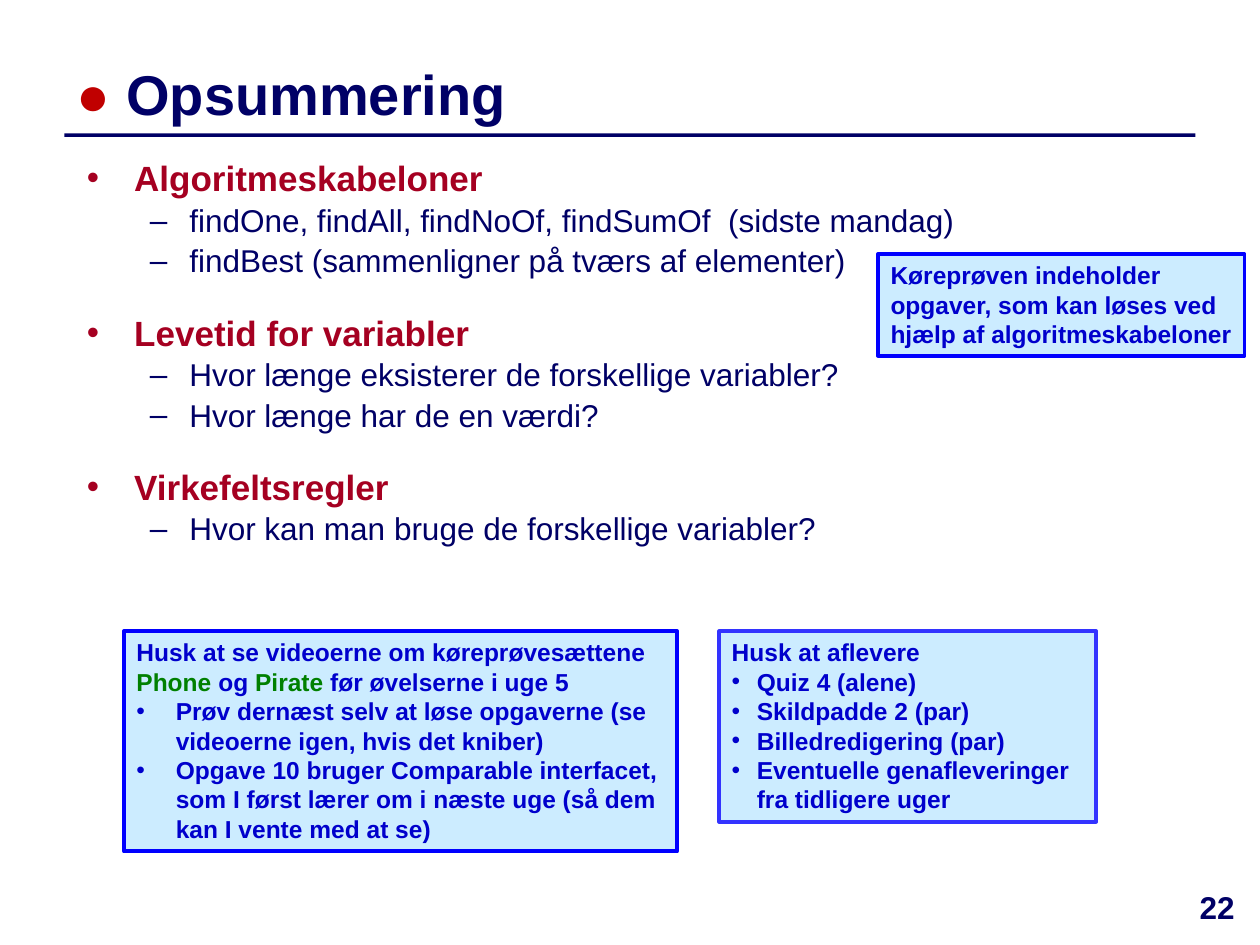
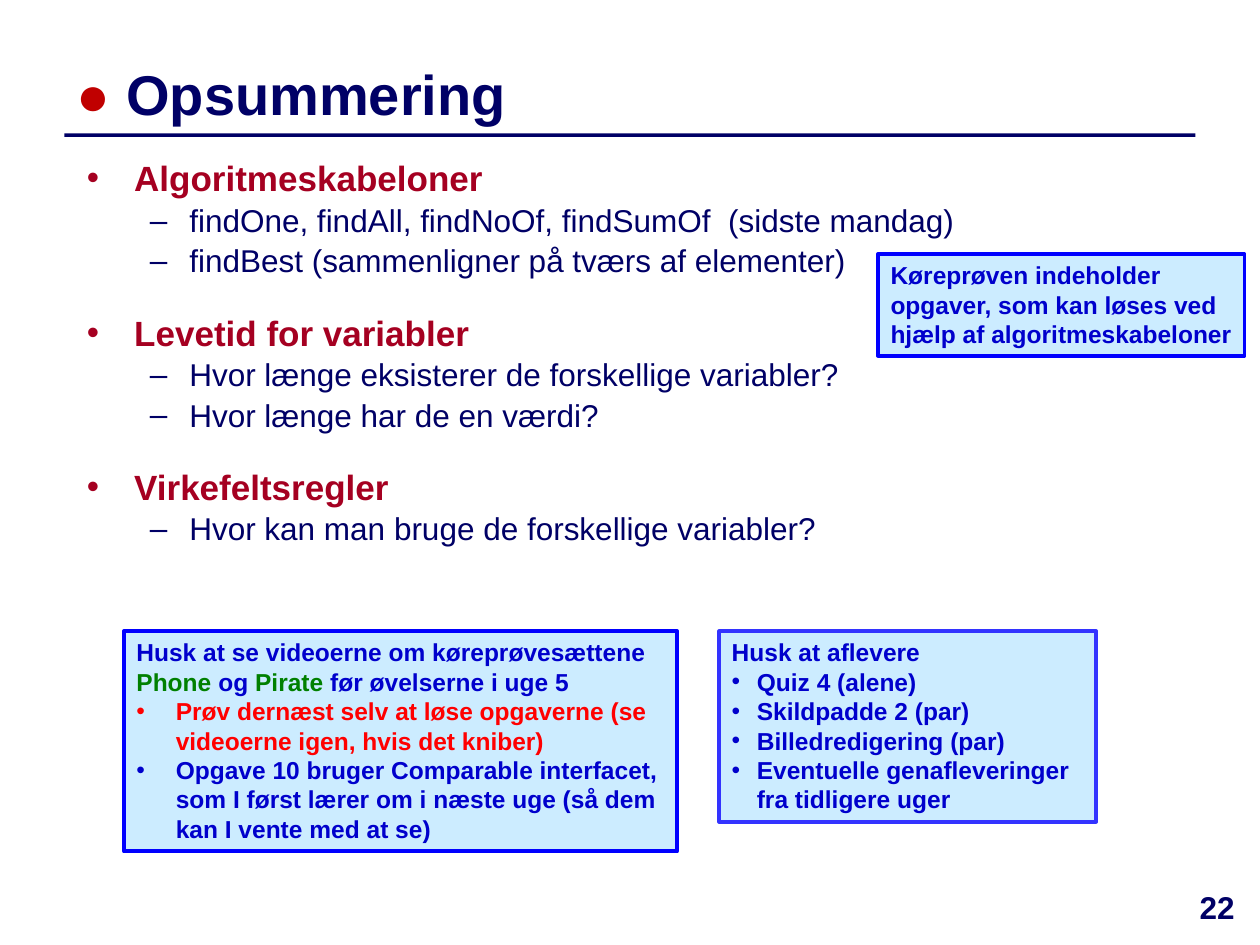
Before and after one commit to IntProgAU/Materiale, a slide deck: slide 22 of web/e23/uge_4b/Slides-Uge4-Torsdag.pptx. Drawn at 1260x945 pixels with LibreOffice and Linux fonts; fonts in the diff are those of the drawing. Boxes give left, top, right and bottom in pixels: in the first picture for what was removed or moved away, otherwise in the second. Text is boxed around its words. In the diff, an @@ line names an element or a change of style, - is before the commit and + after.

```diff
--- a/web/e23/uge_4b/Slides-Uge4-Torsdag.pptx
+++ b/web/e23/uge_4b/Slides-Uge4-Torsdag.pptx
@@ text in rectangle at [176, 702, 646, 755]: text colour #0000CC to #FF0000 in "Prøv dernæst selv at løse opgaverne (se ..." @@
```
Also in this commit, not shown: 1 other slide changed, 1 other file.
